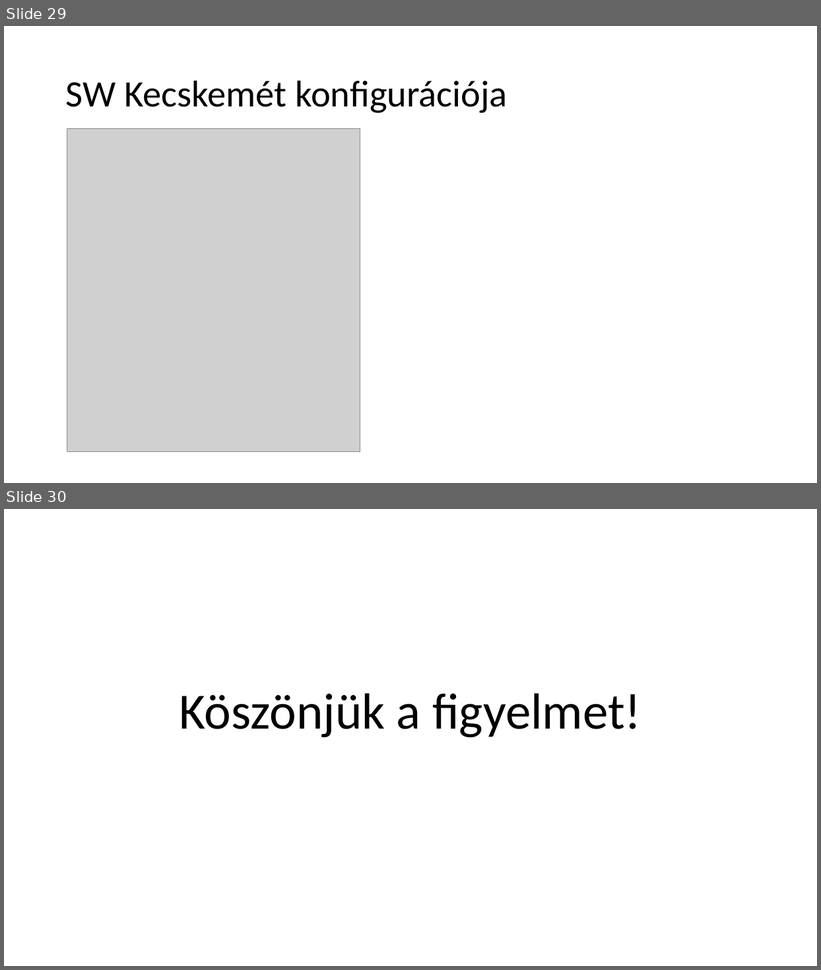
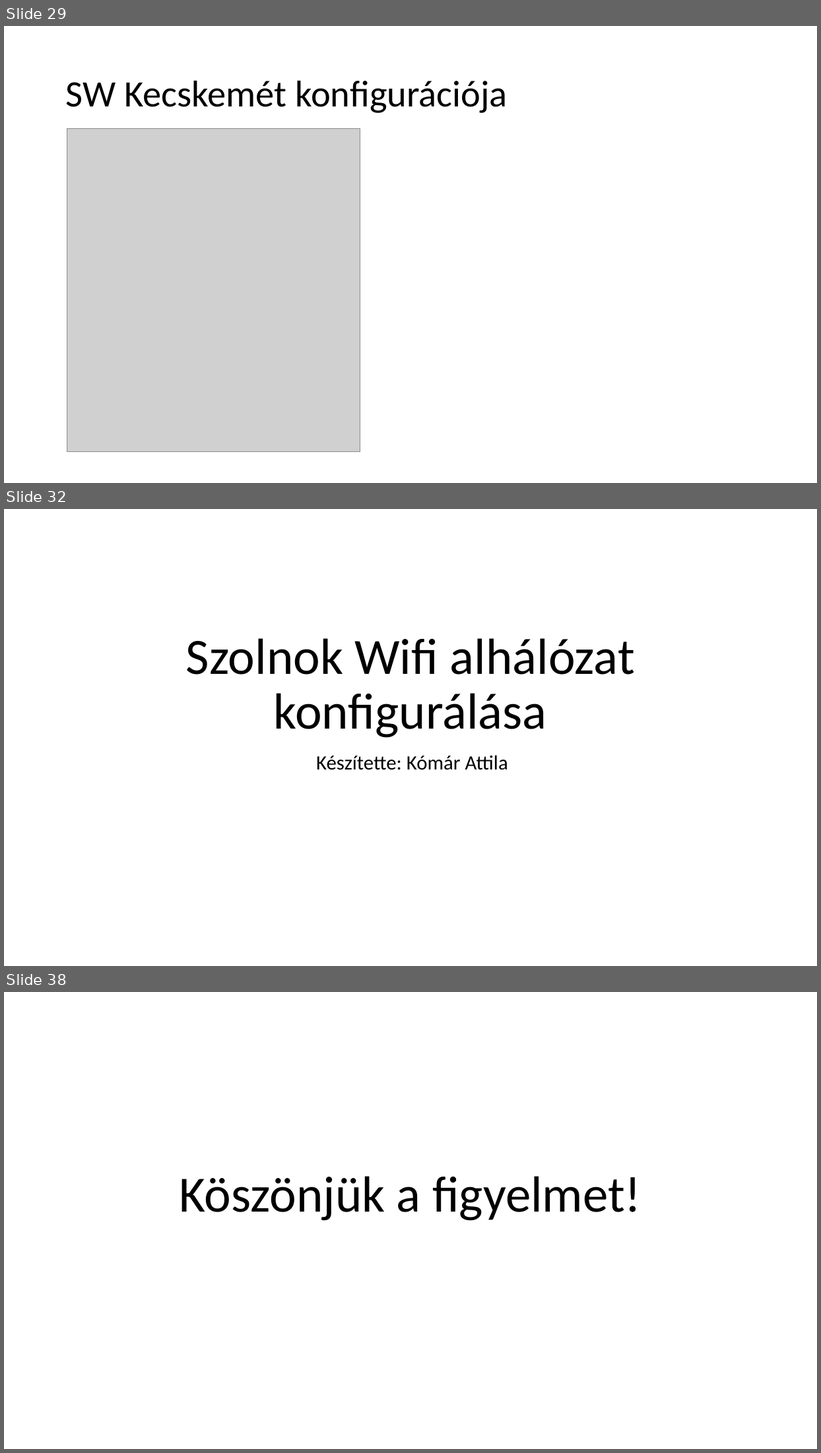
Before and after one commit to I-Izumi/School-project-network, a slide deck: Prezentációk/School_projects_ppt.pptx. Shown one above the other, each under a label of ours: slides 29 and 30 before the commit, slides 29, 32 and 38 after it; the slides between them are not shown. The pictures are 821x970 and 821x1453 pixels, drawn with LibreOffice and Linux fonts; fonts in the diff are those of the drawing; grey boxes stand for pictures. Boxes give left, top, right and bottom in pixels: in the first picture for what was removed or moved away, otherwise in the second. Text is boxed around its words. In the diff, an @@ line names an element or a change of style, - is before the commit and + after.

Commit message:
szolnok fix + prezentáció

```diff
--- a/Prezentációk/School_projects_ppt.pptx
+++ b/Prezentációk/School_projects_ppt.pptx
@@ slide 32 added at (x1=4, y1=509, x2=817, y2=966), background #FFFFFF @@
@@ title added at (x1=186, y1=638, x2=635, y2=738), 60 pt, text #000000 @@
+Szolnok Wifi alhálózat konfigurálása
@@ subtitle added at (x1=316, y1=755, x2=508, y2=770), 24 pt, text #000000 @@
+Készítette: Kómár Attila
@@ what was slide 30 is now slide 38 @@
```
Also in this commit, not shown: 7 other slides added, 1 other file.
